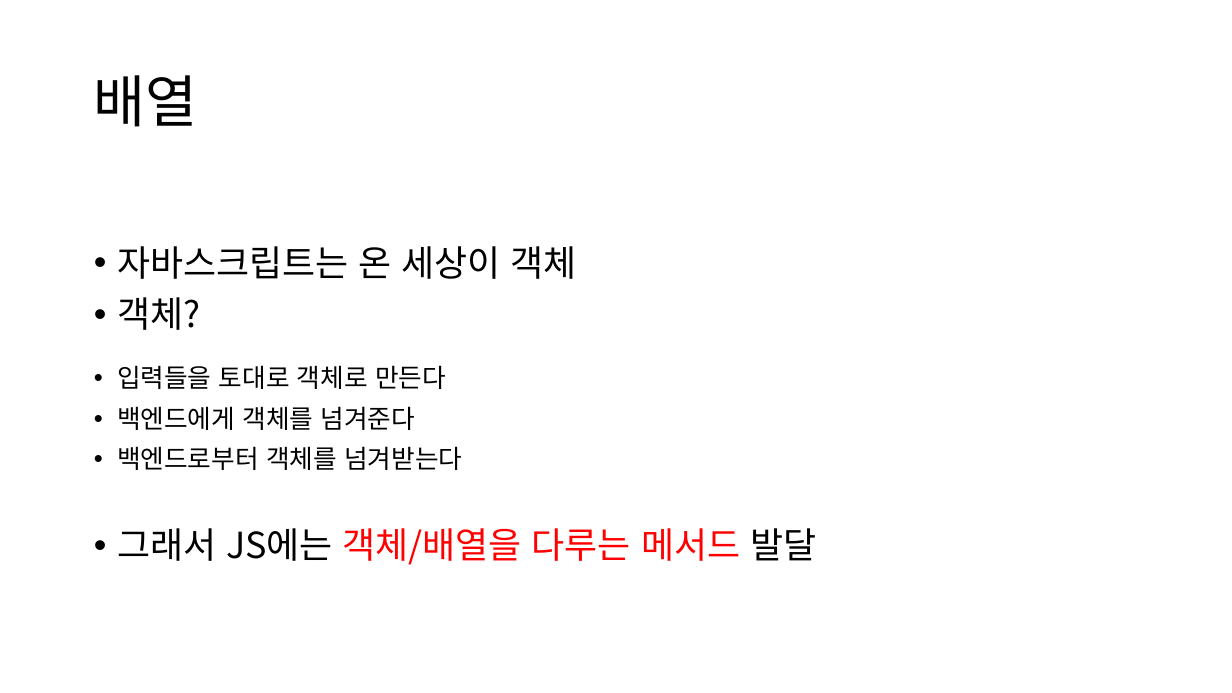
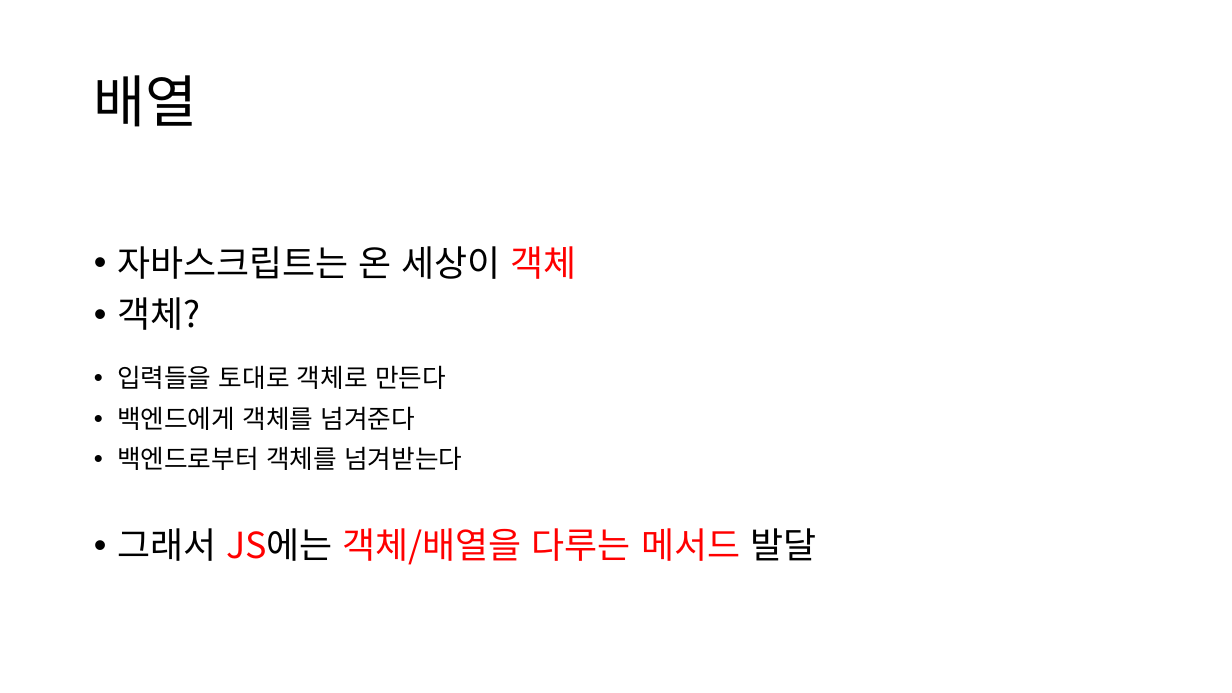
Before and after one commit to ctrl-z-won/Dev-Log, a slide deck: slide 5 of react/ctrlz3-0327.pptx. Drawn at 1232x693 pixels with LibreOffice and Linux fonts; fonts in the diff are those of the drawing. Boxes give left, top, right and bottom in pixels: in the first picture for what was removed or moved away, otherwise in the second. Text is boxed around its words. In the diff, an @@ line names an element or a change of style, - is before the commit and + after.

Commit message:
lecture

```diff
--- a/react/ctrlz3-0327.pptx
+++ b/react/ctrlz3-0327.pptx
@@ text at (117,246,816,565): text colour #000000 to #FF0000 in "객체", "JS에는" @@
```
Also in this commit, not shown: 2 other slides changed, 10 other files.
